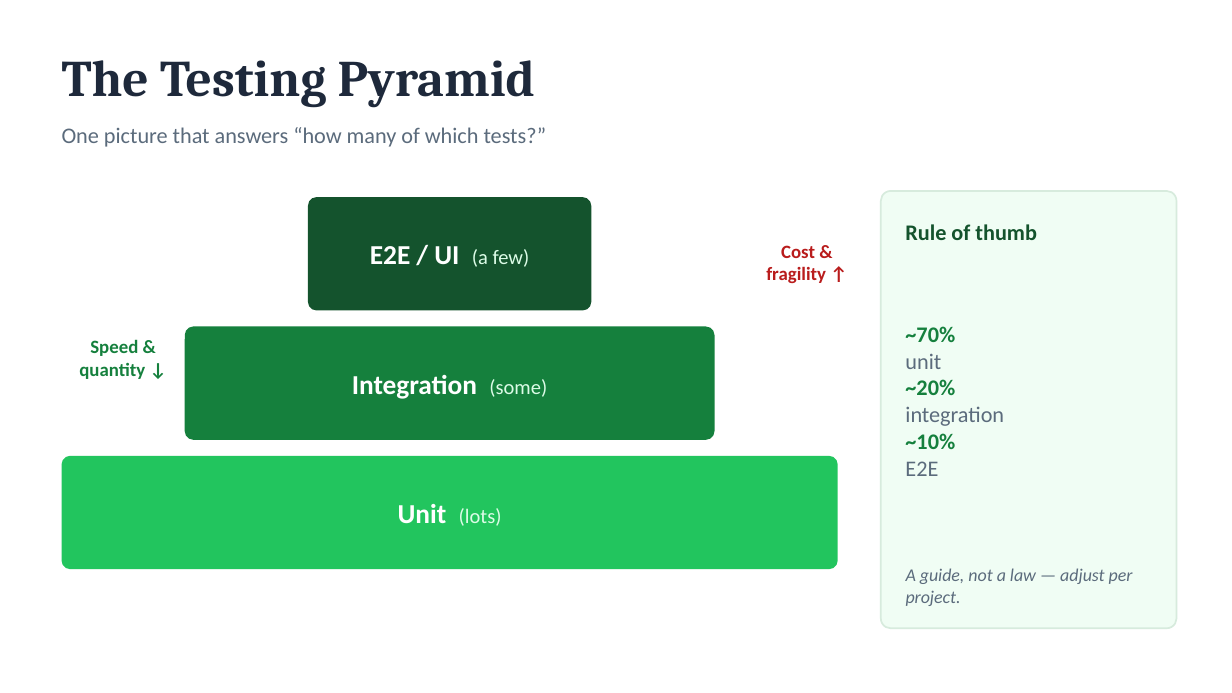
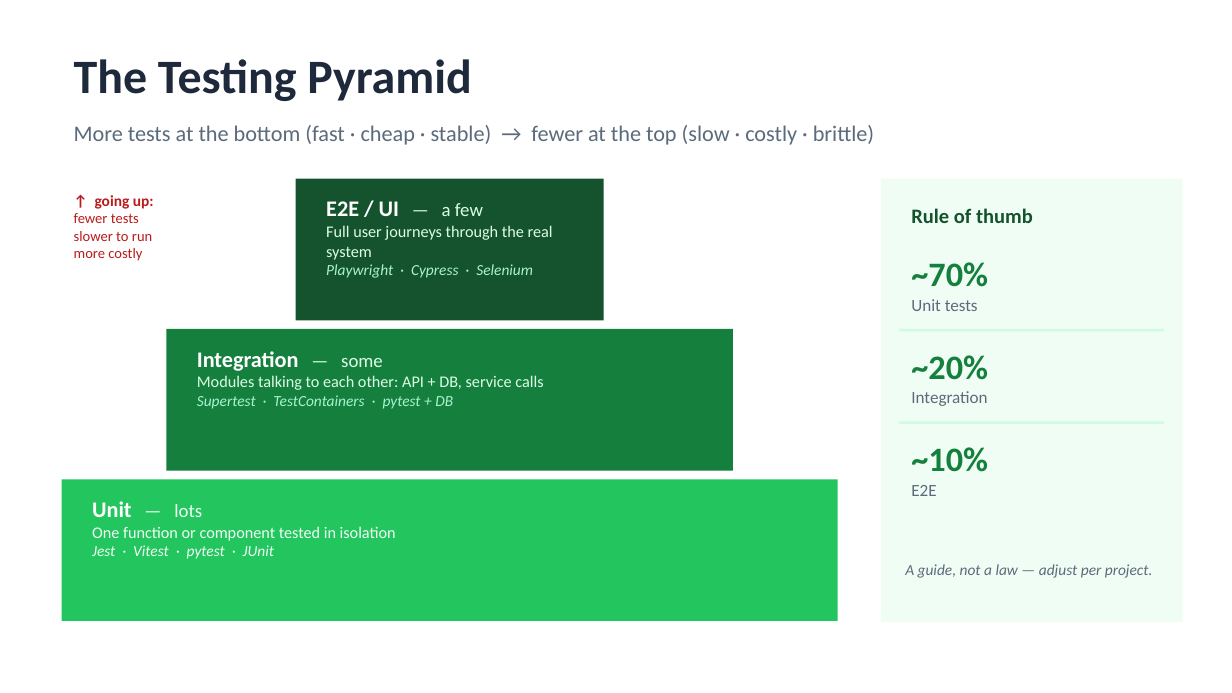
Before and after one commit to BrendonHit6/rd-performance-articles, a slide deck: slide 3 of presentations/dev-testing.pptx. Drawn at 1232x693 pixels with LibreOffice and Linux fonts; fonts in the diff are those of the drawing. Boxes give left, top, right and bottom in pixels: in the first picture for what was removed or moved away, otherwise in the second. Text is boxed around its words. In the diff, an @@ line names an element or a change of style, - is before the commit and + after.

```diff
--- a/presentations/dev-testing.pptx
+++ b/presentations/dev-testing.pptx
@@ text "The Testing Pyramid" at (x1=74, y1=59, x2=471, y2=101): size 30 to 28 pt, font Cambria to Calibri; vertical alignment middle to top @@
@@ vertical alignment middle to top in 4 elements at (x1=326, y1=201, x2=553, y2=260), (x1=197, y1=351, x2=543, y2=409), (x1=92, y1=501, x2=396, y2=559), (x1=74, y1=125, x2=874, y2=145) @@
@@ text at (x1=74, y1=125, x2=874, y2=145): text changed @@
-One picture that answers “how many of which tests?”
+More tests at the bottom (fast · cheap · stable) → fewer at the top (slow · costly · brittle)
@@ rectangle resized from (x1=308, y1=197, x2=591, y2=310) to (x1=296, y1=179, x2=604, y2=320) @@
@@ rectangle added at (x1=881, y1=179, x2=1183, y2=622), fill #F0FDF4 @@
@@ text added at (x1=74, y1=195, x2=154, y2=261), 8.5 pt, text #B91C1C @@
+↑ going up:
+fewer tests
+slower to run
+more costly
@@ text at (x1=326, y1=201, x2=553, y2=260): text changed; size 16 to 9.5 pt; text colour #FFFFFF to #DCFCE7; bold off @@
-E2E / UI (a few)
+E2E / UI — a few
+Full user journeys through the real system
+Playwright · Cypress · Selenium
@@ rounded rectangle removed at (x1=881, y1=191, x2=1177, y2=628) @@
@@ text "Rule of thumb" moved from (x1=905, y1=224, x2=1036, y2=240) to (x1=911, y1=208, x2=1033, y2=223) @@
@@ text "Rule of thumb" at (x1=911, y1=208, x2=1033, y2=223): size 13 to 12 pt; vertical alignment middle to top @@
@@ rounded rectangle removed at (x1=992, y1=191, x2=1177, y2=192) @@
@@ text removed at (x1=766, y1=245, x2=826, y2=283) @@
-Cost &
-fragility ↑
@@ text added at (x1=911, y1=262, x2=988, y2=287), 20 pt, text #15803D, bold @@
+~70%
@@ text added at (x1=911, y1=299, x2=978, y2=311), 10 pt, text #5B6B7C @@
+Unit tests
@@ rectangle resized from (x1=185, y1=326, x2=715, y2=440) to (x1=166, y1=329, x2=733, y2=471) @@
@@ rectangle added at (x1=899, y1=329, x2=1164, y2=331), fill #D1FAE5 @@
@@ text removed at (x1=905, y1=326, x2=1004, y2=476) @@
-~70%
-unit
-~20%
-integration
-~10%
-E2E
@@ text removed at (x1=79, y1=339, x2=145, y2=379) @@
-Speed &
-quantity ↓
@@ text at (x1=197, y1=351, x2=543, y2=409): text changed; size 16 to 9.5 pt; text colour #FFFFFF to #DCFCE7; bold off @@
-Integration (some)
+Integration — some
+Modules talking to each other: API + DB, service calls
+Supertest · TestContainers · pytest + DB
@@ text added at (x1=911, y1=355, x2=988, y2=380), 20 pt, text #15803D, bold @@
+~20%
@@ text added at (x1=911, y1=391, x2=987, y2=406), 10 pt, text #5B6B7C @@
+Integration
@@ rectangle added at (x1=899, y1=421, x2=1164, y2=424), fill #D1FAE5 @@
@@ text added at (x1=911, y1=447, x2=988, y2=472), 20 pt, text #15803D, bold @@
+~10%
@@ rounded rectangle to rectangle in 3 elements at (x1=296, y1=179, x2=604, y2=320), (x1=166, y1=329, x2=733, y2=471), (x1=62, y1=479, x2=838, y2=621) @@
@@ rectangle resized from (x1=62, y1=456, x2=838, y2=569) to (x1=62, y1=479, x2=838, y2=621) @@
@@ text at (x1=92, y1=501, x2=396, y2=559): text changed; size 12 to 9.5 pt; text colour #DCFCE7 to #F0FDF4 @@
-Unit (lots)
+Unit — lots
+One function or component tested in isolation
+Jest · Vitest · pytest · JUnit
@@ text added at (x1=911, y1=485, x2=936, y2=496), 10 pt, text #5B6B7C @@
+E2E
@@ text "A guide, not a law ..." at (x1=905, y1=564, x2=1153, y2=578): size 10.5 to 9 pt; vertical alignment middle to top @@
```
Also in this commit, not shown: 8 other files.
